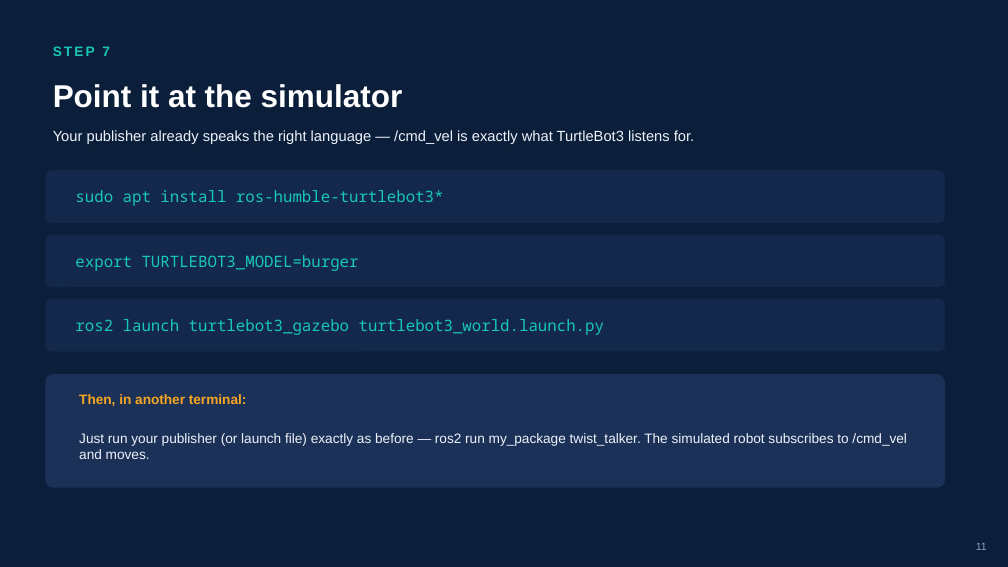
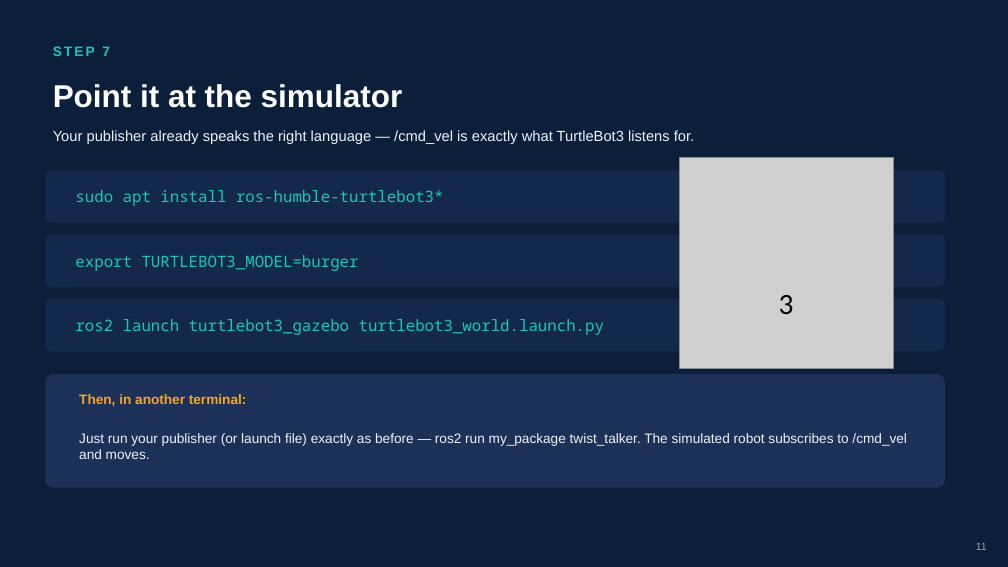
Before and after one commit to uqmars/workshop-resources, a slide deck: slide 10 of ROS2/ROS2_TurtleBot_Gazebo_Workshop.pptx. Drawn at 1008x567 pixels with LibreOffice and Linux fonts; fonts in the diff are those of the drawing; grey boxes stand for pictures. Boxes give left, top, right and bottom in pixels: in the first picture for what was removed or moved away, otherwise in the second. Text is boxed around its words. In the diff, an @@ line names an element or a change of style, - is before the commit and + after.

```diff
--- a/ROS2/ROS2_TurtleBot_Gazebo_Workshop.pptx
+++ b/ROS2/ROS2_TurtleBot_Gazebo_Workshop.pptx
@@ picture added at (680,157,894,369) @@
@@ text added at (779,295,794,314), 28 pt, text #000000 @@
+3
```
Also in this commit, not shown: 9 other slides changed.
